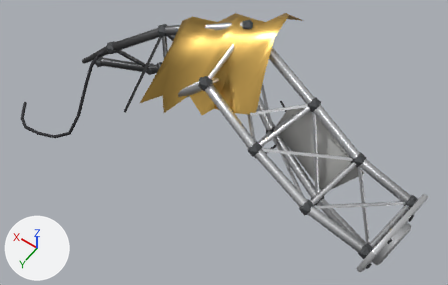
The glTF model static/martian/assets/models/debris_b.glb as it was, and as the next commit left it.
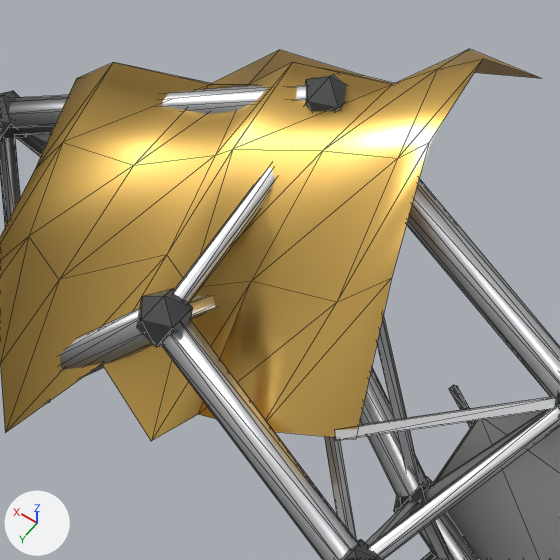
The first picture shows the older version from a 50 mm lens placed at (-1.53, 2.13, 3.43), pointed at (-0.14, 0.18, 0.37). The close-ups show the older and then the newer version on the part from 36% to 69% of the width and 0% to 51% of the height of that picture. Only the edits that show in the close-ups are written down. The axes (+X, +Y, +Z) are drawn at lower left. The lights are the same throughout. The close-ups show mesh edges as thin lines. Where no turn or scale is listed for an object, it has been applied to the vertices. Vertices at exactly the same position are counted once.
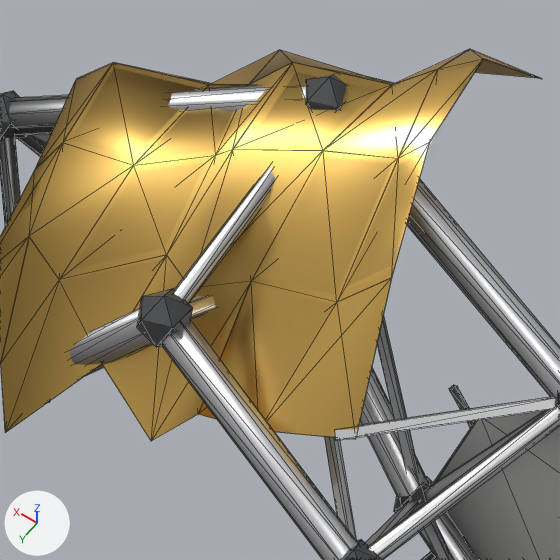
Location of each change, (x1, y1, x2, y2) in pixels of the close-ups (560 x 560 px):
```json
{"part": 1, "of": "me_mesh_0", "change": "added", "after": [9, 50, 541, 428], "on screen": "orange"}
{"part": 2, "of": "me_mesh_0", "change": "edited", "before": [0, 63, 560, 540], "after": [0, 63, 560, 540], "on screen": "looks the same"}
```

Scene script edits in JSON lines:
```json
{"block": "me_mesh_0", "where": "# used by ob_mesh_0; location = (-1.359, 0.67, -0.035)"}
{"op": "remove", "block": "me_mesh_0", "code": "me_mesh_0.from_pydata(...)  # 1065 vertices, 1678 faces; spans x 0.0..2.79, y -1.28..0.0, z 0.0..1.17"}
{"op": "add", "block": "me_mesh_0", "code": "me_mesh_0.from_pydata(...)  # 1105 vertices, 1734 faces; spans x 0.0..2.79, y -1.28..0.0, z 0.0..1.17"}
{"block": "me_mesh_0", "change": "me_mesh_0 part 1: a new loose piece of 40 vertices spanning x 1.03..1.76, y -1.08..-0.31, z 0.56..1.17, in mat_gold_foil"}
{"block": "me_mesh_0", "change": "me_mesh_0 part 2: 159 kept faces spanning x 0.78..1.85, y -1.08..-0.4, z 0.38..1.09 get new vertex colours"}
```
